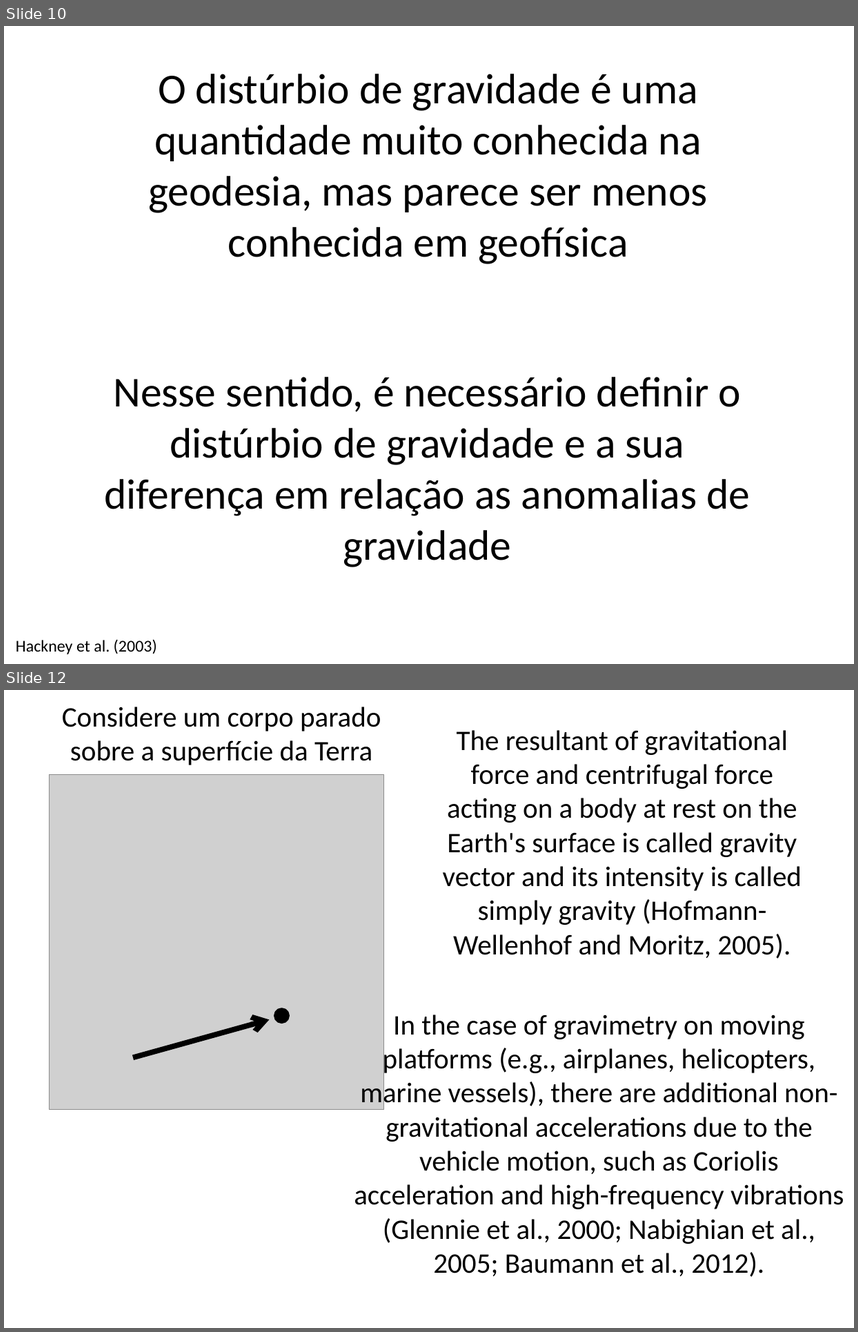
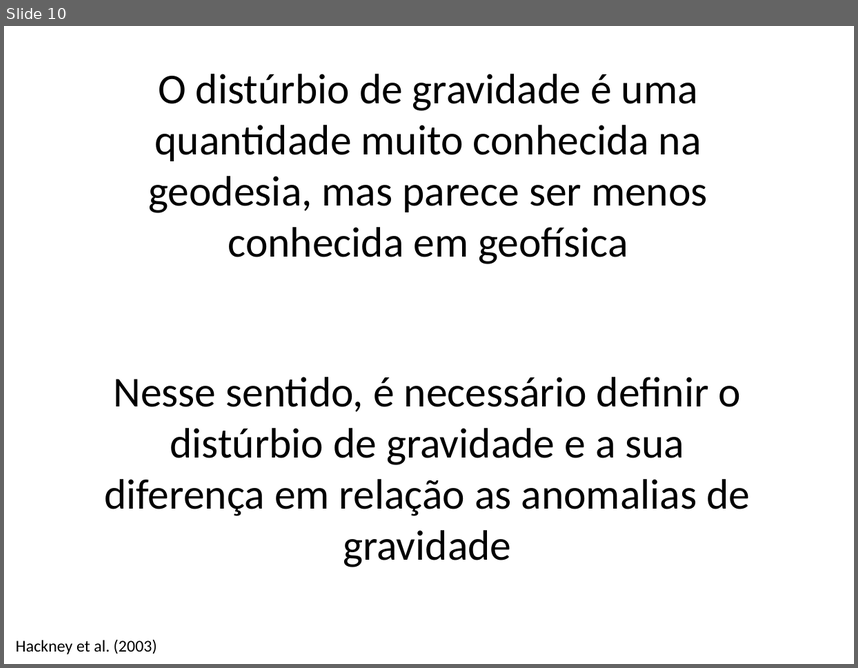
Before and after one commit to pinga-lab/CE-VII-SimBGf-2016, a slide deck: slides/5_disturbio_gravidade.pptx. Shown one above the other, each under a label of ours: slides 10 and 12 before the commit, slide 10 after it; the slides between them are not shown. The pictures are 858x1332 and 858x668 pixels, drawn with LibreOffice and Linux fonts; fonts in the diff are those of the drawing; grey boxes stand for pictures. Boxes give left, top, right and bottom in pixels: in the first picture for what was removed or moved away, otherwise in the second. Text is boxed around its words. In the diff, an @@ line names an element or a change of style, - is before the commit and + after.

```diff
--- a/slides/5_disturbio_gravidade.pptx
+++ b/slides/5_disturbio_gravidade.pptx
@@ slide 12 removed at (4,690,854,1328), background #FFFFFF @@
@@ text removed at (62,707,381,765) @@
-Considere um corpo parado sobre a superfície da Terra
@@ text removed at (443,730,802,958) @@
-The resultant of gravitational force and centrifugal force acting on a body at rest on the Earth's surface is called gravity vector and its intensity is called simply gravity (Hofmann-Wellenhof and Moritz, 2005).
@@ picture removed at (49,774,384,1109) @@
@@ arrow removed from (133, 1057) to (269, 1020) @@
@@ ellipse removed at (275,1009,289,1023) @@
@@ text removed at (354,1014,844,1276) @@
-In the case of gravimetry on moving platforms (e.g., airplanes, helicopters, marine vessels), there are additional non-gravitational accelerations due to the vehicle motion, such as Coriolis acceleration and high-frequency vibrations (Glennie et al., 2000; Nabighian et al., 2005; Baumann et al., 2012).
```
Also in this commit, not shown: 5 slides changed, 24 slides added.
